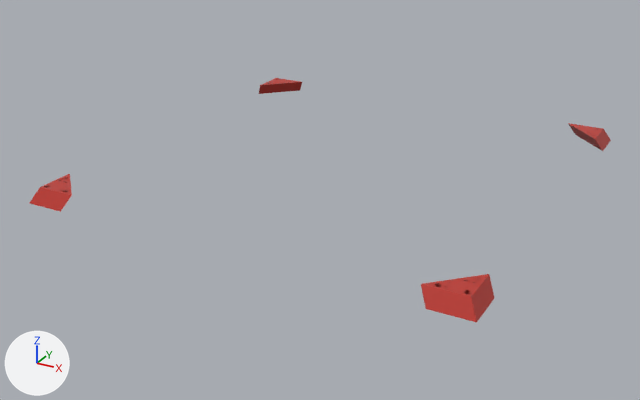
The glTF model fukao/model/01.glb as it was, and as the next commit left it.
One viewpoint serves both versions: a 50 mm camera at (79.3, -151.6, 71.9) aimed at (-2.0, -3.7, -2.0). Every picture has the same lights, and +X, +Y and +Z are marked at lower left. Where no turn or scale is listed for an object, it has been applied to the vertices.

Script lines for the objects in view, before the commit:
```python
me_stage = bpy.data.meshes.new('Stage')
me_stage.from_pydata(...)  # 3551 vertices, 7046 faces; spans x 2.2..90.8, y -88.6..0.0, z 4.0..7.0
me_stage.materials.append(mat_material)  # red #c0362c
ob_stage = bpy.data.objects.new('Stage', me_stage)
ob_stage.location = (-45.0, 45.0, 0.0)
```
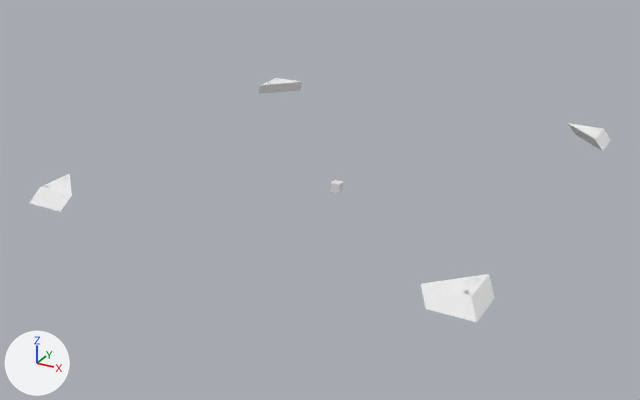
Where the newer file only moved an object's origin or applied its transform, the numbers keep the older frame.

Location of each change, (x1, y1, x2, y2) in pixels of the pictures (640 x 400 px):
'Stage', recoloured (red to white)
    both: (30, 78, 611, 322)
'Cube', now drawn
    after: (331, 180, 344, 194)

The change, as a list of edits to the scene's bpy script:
```text
Add mat_material_001:
    mat_material_001 = principled_material('Material.001')
    mat_material_001.base_color = (1.0, 1.0, 1.0)  # white #ffffff
    mat_material_001.metallic = 1.0
    mat_material_001.roughness = 1.0
Change me_stage:
    where me_stage.from_pydata(...)  # 3551 vertices, 7046 faces; spans x 2.2..90.8, y -88.6..0.0, z 4.0..7.0
    remove me_stage.materials.append(mat_material)  # red #c0362c
    add me_stage.materials.append(mat_material_001)  # white #ffffff
```
